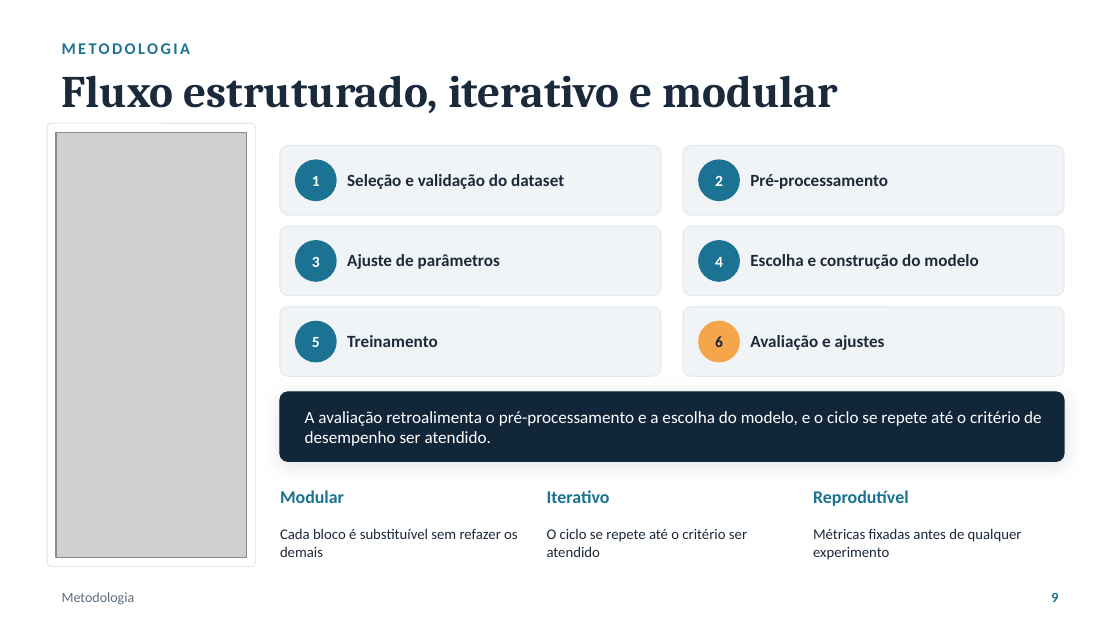
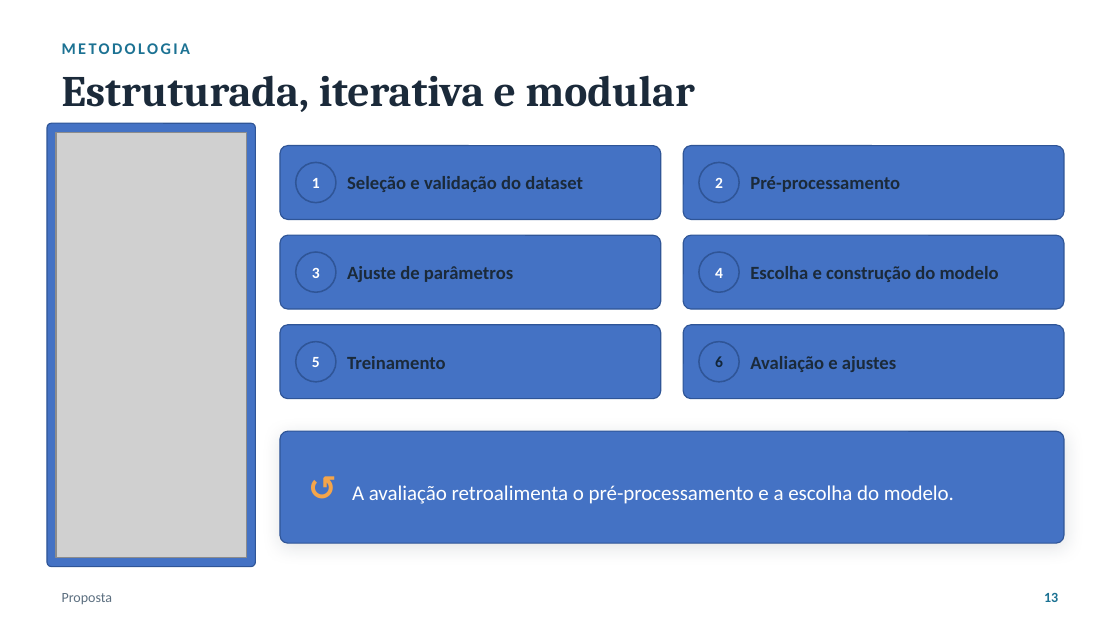
Before and after one commit to luanws/masters-thesis, a slide deck: slide 13 of presentation/defesa.odp (slide 9 before the commit). Drawn at 1120x630 pixels with LibreOffice and Linux fonts; fonts in the diff are those of the drawing; grey boxes stand for pictures. Boxes give left, top, right and bottom in pixels: in the first picture for what was removed or moved away, otherwise in the second. Text is boxed around its words. In the diff, an @@ line names an element or a change of style, - is before the commit and + after.

```diff
--- a/presentation/defesa.odp
+++ b/presentation/defesa.odp
@@ text at <box>62,75,695,112</box>: text changed; size 29 to 28 pt @@
-Fluxo estruturado, iterativo e modular
+Estruturada, iterativa e modular
@@ rounded rectangle at <box>47,123,255,567</box>: fill #FFFFFF to #4472C4; outline #E4EAF0 0.74 pt to #2F5597 0.74 pt @@
@@ rounded rectangle: place and size @@
-rounded rectangle at <box>280,146,661,215</box>
+rounded rectangle at <box>280,146,661,220</box>
@@ rounded rectangle: place and size @@
-rounded rectangle at <box>683,146,1064,215</box>
+rounded rectangle at <box>683,146,1064,220</box>
@@ rounded rectangle: place and size @@
-rounded rectangle at <box>280,226,661,296</box>
+rounded rectangle at <box>280,235,661,309</box>
@@ text "Ajuste de parâmetros": place and size @@
-text "Ajuste de parâmetros" at <box>347,254,500,269</box>
+text "Ajuste de parâmetros" at <box>347,266,513,282</box>
@@ rounded rectangle: place and size @@
-rounded rectangle at <box>683,226,1064,296</box>
+rounded rectangle at <box>683,235,1064,309</box>
@@ text "Escolha e construção do modelo": place and size @@
-text "Escolha e construção do modelo" at <box>750,254,978,269</box>
+text "Escolha e construção do modelo" at <box>750,266,999,282</box>
@@ 2 texts, 2 ellipses: place and size @@
-2 texts, 2 ellipses at <box>296,241,739,281</box>
+2 texts, 2 ellipses at <box>296,252,739,292</box>
@@ rounded rectangle: place and size @@
-rounded rectangle at <box>280,307,661,376</box>
+rounded rectangle at <box>280,325,661,399</box>
@@ text "Treinamento": place and size @@
-text "Treinamento" at <box>347,335,438,347</box>
+text "Treinamento" at <box>347,356,446,369</box>
@@ fill #F1F4F7 to #4472C4; outline #E4EAF0 0.74 pt to #2F5597 0.74 pt; proportions changed in 6 elements at <box>280,146,661,220</box>, <box>683,146,1064,220</box>, <box>280,235,661,309</box>, <box>683,235,1064,309</box>, <box>280,325,661,399</box>, <box>683,325,1064,399</box> @@
@@ rounded rectangle: place and size @@
-rounded rectangle at <box>683,307,1064,376</box>
+rounded rectangle at <box>683,325,1064,399</box>
@@ size 11 to 12 pt; line spacing 0.95 to 1 in 6 elements at <box>347,176,583,192</box>, <box>750,176,900,192</box>, <box>347,266,513,282</box>, <box>750,266,999,282</box>, <box>347,356,446,369</box>, <box>750,356,896,372</box> @@
@@ text "Avaliação e ajustes": place and size @@
-text "Avaliação e ajustes" at <box>750,335,885,350</box>
+text "Avaliação e ajustes" at <box>750,356,896,372</box>
@@ fill #1C7293 to #4472C4; outline #1C7293 0.99 pt to #2F5597 0.99 pt in 5 elements at <box>296,162,336,203</box>, <box>699,162,739,203</box>, <box>296,252,336,292</box>, <box>699,252,739,292</box>, <box>296,342,336,382</box> @@
@@ 2 texts, 2 ellipses: place and size @@
-2 texts, 2 ellipses at <box>296,321,739,362</box>
+2 texts, 2 ellipses at <box>296,342,739,382</box>
@@ ellipse at <box>699,342,739,382</box>: fill #F5A54A to #4472C4; outline #F5A54A 0.99 pt to #2F5597 0.99 pt @@
@@ rounded rectangle: place and size @@
-rounded rectangle at <box>280,392,1064,461</box>
+rounded rectangle at <box>280,431,1064,543</box>
@@ rounded rectangle at <box>280,431,1064,543</box>: fill #12263A to #4472C4; outline #12263A 0.74 pt to #2F5597 0.74 pt; proportions changed @@
@@ text removed at <box>280,490,344,503</box> @@
-Modular
@@ text at <box>352,485,954,504</box>: text changed; size 11 to 13.5 pt @@
-A avaliação retroalimenta o pré-processamento e a escolha do modelo, e o ciclo se repete até o critério de desempenho ser atendido.
+↺ A avaliação retroalimenta o pré-processamento e a escolha do modelo.
@@ text removed at <box>547,490,610,503</box> @@
-Iterativo
@@ text removed at <box>813,490,909,506</box> @@
-Reprodutível
@@ text removed at <box>280,528,518,557</box> @@
-Cada bloco é substituível sem refazer os demais
@@ text removed at <box>547,528,747,557</box> @@
-O ciclo se repete até o critério ser atendido
@@ text removed at <box>813,528,1022,560</box> @@
-Métricas fixadas antes de qualquer experimento
@@ text removed at <box>62,592,135,605</box> @@
-Metodologia
@@ text added at <box>62,593,113,604</box>, 9 pt, text #5C6F80 @@
+Proposta
@@ text added at <box>1044,593,1058,602</box>, 9 pt, text #1C7293, bold @@
+13
@@ text removed at <box>1051,593,1058,602</box> @@
-9
```
Also in this commit, not shown: 6 other slides changed, 21 slides added, 23 slides removed, 26 other files.
